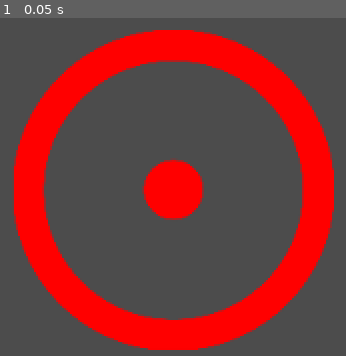
Above: before the commit, frame 1.
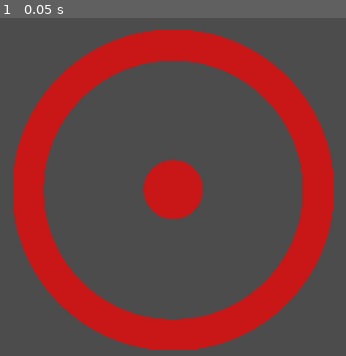
Above: after the commit, the same moment.

Repository: ccmorataya/gd_drum_machine
Game: Godot game, scene res://scenes/root.tscn
Two runs of this game, one before a commit and one after it. Both use one fixed random seed, a clock stepped at 60 frames per second and the inputs below. The project has no main scene, so this scene is started directly.
Inputs:
- Up to frame 1 (0.05 s): no input

The runs differ from the first frame. In frame 1, 27% of the frame differs, in the area x 4-97%, y 3-99%.

Commit message:
Wrap set instrument into function, invert alpha modulate

Diff:
--- a/scenes/root.tscn
+++ b/scenes/root.tscn
@@ -10,3 +10,4 @@
 position = Vector2( 496.629, 493.455 )
 scale = Vector2( 0.2, 0.2 )
 texture = ExtResource( 2 )
+modulate = Color(1, 1, 1, 0.7)
--- a/scripts/root.gd
+++ b/scripts/root.gd
@@ -29,55 +29,58 @@
 	add_child(music)
 	if event is InputEventKey and event.pressed:
 		if event.scancode == KEY_SPACE:
-			$spr_red_pad.modulate.a = 0.7
+			$spr_red_pad.modulate.a = 1
 			if event.shift:
-				music.set_stream(bass_hard)
+				set_instrument(bass_hard, music)
 			else:
-				music.set_stream(bass_soft)
+				set_instrument(bass_soft, music)
 		if event.scancode == KEY_S:
 			if event.shift:
-				music.set_stream(cymbal_hard)
+				set_instrument(cymbal_hard, music)
 			else:
-				music.set_stream(cymbal_soft)
+				set_instrument(cymbal_soft, music)
 		if event.scancode == KEY_L:
 			if event.shift:
-				music.set_stream(cymbal_open)
+				set_instrument(cymbal_open, music)
 			else:
-				music.set_stream(cymbal_closed)
+				set_instrument(cymbal_closed, music)
 		if event.scancode == KEY_K:
 			if event.shift:
-				music.set_stream(snare_hard)
+				set_instrument(snare_hard, music)
 			else:
-				music.set_stream(snare_soft)
+				set_instrument(snare_soft, music)
 		if event.scancode == KEY_A:
 			if event.shift:
-				music.set_stream(splash_hard)
+				set_instrument(splash_hard, music)
 			else:
-				music.set_stream(splash_soft)
+				set_instrument(splash_soft, music)
 		if event.scancode == KEY_F:
 			if event.shift:
-				music.set_stream(tom_hi_hard)
+				set_instrument(tom_hi_hard, music)
 			else:
-				music.set_stream(tom_hi_soft)
+				set_instrument(tom_hi_soft, music)
 		if event.scancode == KEY_J:
 			if event.shift:
-				music.set_stream(tom_lo_hard)
+				set_instrument(tom_lo_hard, music)
 			else:
-				music.set_stream(tom_lo_soft)
+				set_instrument(tom_lo_soft, music)
 		if event.scancode == KEY_D:
 			if event.shift:
-				music.set_stream(tom_mid_hard)
+				set_instrument(tom_mid_hard, music)
 			else:
-				music.set_stream(tom_mid_soft)
+				set_instrument(tom_mid_soft, music)
 		if event.scancode == KEY_W:
-			music.set_stream(cowbell)
+			set_instrument(cowbell, music)
 		if event.scancode == KEY_E:
-			music.set_stream(cymbal_pedal)
+			set_instrument(cymbal_pedal, music)
 		if event.scancode == KEY_I:
-			music.set_stream(heavy_kick)
+			set_instrument(heavy_kick, music)
 		if event.scancode == KEY_O:
-			music.set_stream(roll)
+			set_instrument(roll, music)
 		music.play()
-		print($spr_red_pad.modulate)
 	else:
-		$spr_red_pad.modulate.a = 1
+		$spr_red_pad.modulate.a = 0.7
+
+func set_instrument(instrument, audio_stream_player):
+	audio_stream_player.set_stream(instrument)
+	print(instrument.get_length())
